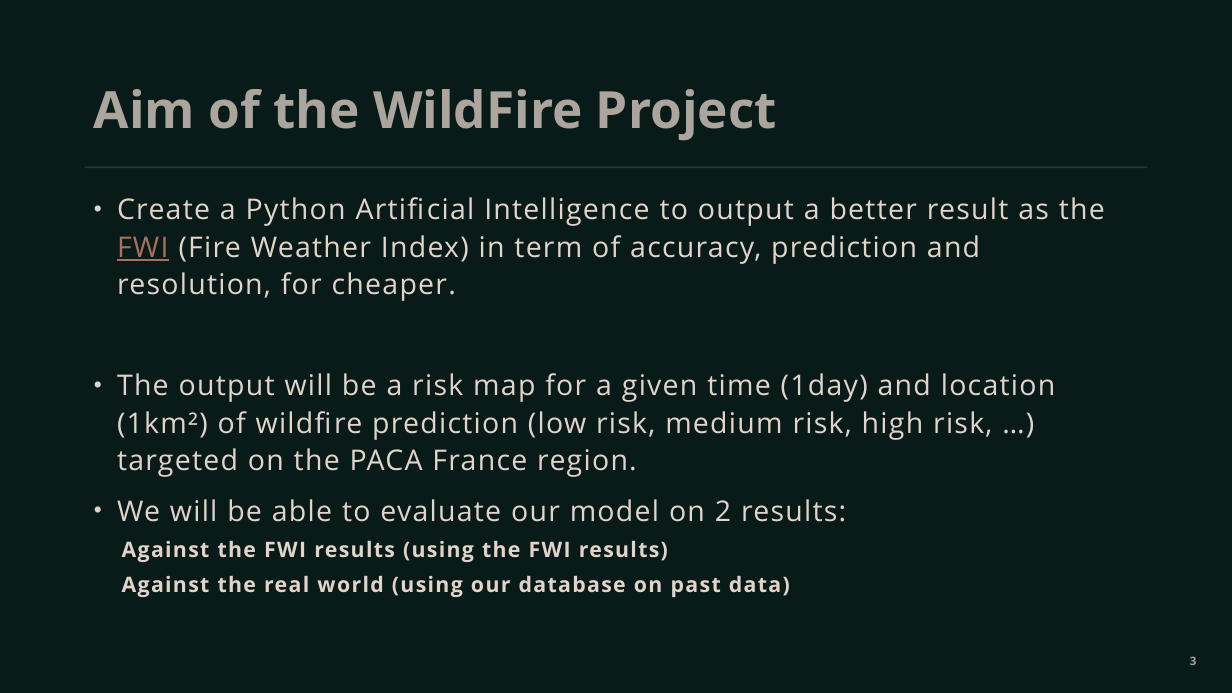
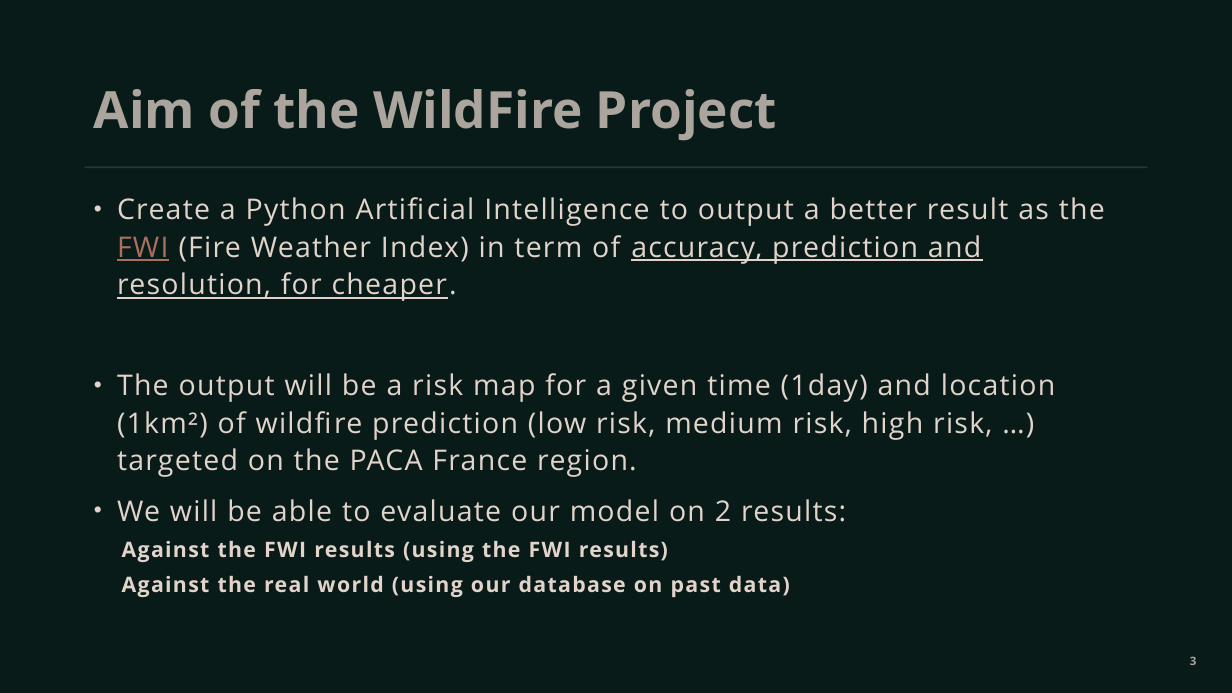
Before and after one commit to Sliders122/wildfire, a slide deck: slide 3 of resources/Presentation/20221006 - Assan/20221006-DatasetsPresentation-Assan.pptx. Drawn at 1232x693 pixels with LibreOffice and Linux fonts; fonts in the diff are those of the drawing. Boxes give left, top, right and bottom in pixels: in the first picture for what was removed or moved away, otherwise in the second. Text is boxed around its words. In the diff, an @@ line names an element or a change of style, - is before the commit and + after.

Commit message:
update presentation

```diff
--- a/resources/Presentation/20221006 - Assan/20221006-DatasetsPresentation-Assan.pptx
+++ b/resources/Presentation/20221006 - Assan/20221006-DatasetsPresentation-Assan.pptx
@@ text at (117,197,1105,301): underline on in "accuracy, prediction and resolution, for cheaper." @@
```
Also in this commit, not shown: 2 other slides changed, 1 slide added, 1 slide removed.
